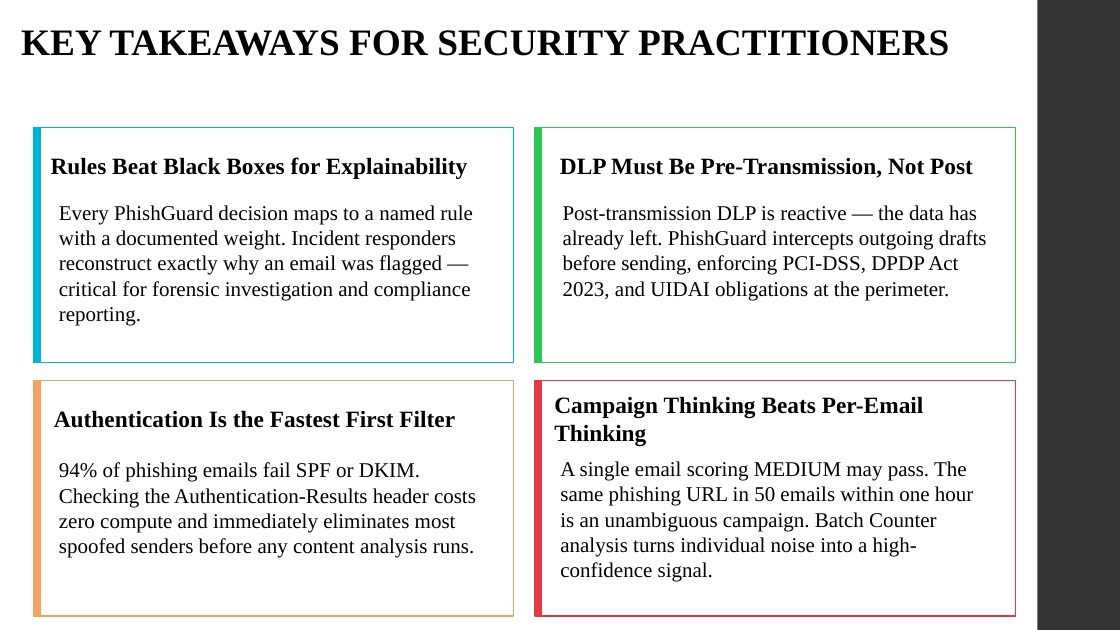
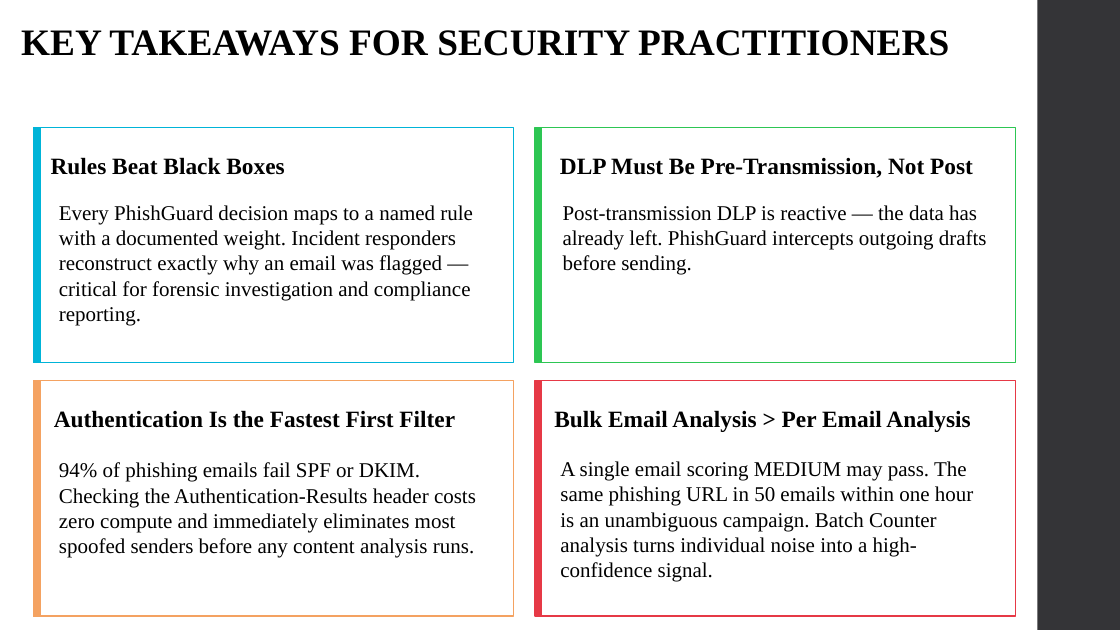
Before and after one commit to Preetamin04/PhishGuard_Data-Loss-Prevention, a slide deck: slide 9 of PhishGuard.pptx. Drawn at 1120x630 pixels with LibreOffice and Linux fonts; fonts in the diff are those of the drawing. Boxes give left, top, right and bottom in pixels: in the first picture for what was removed or moved away, otherwise in the second. Text is boxed around its words. In the diff, an @@ line names an element or a change of style, - is before the commit and + after.

```diff
--- a/PhishGuard.pptx
+++ b/PhishGuard.pptx
@@ text at bbox=[51, 157, 284, 175]: text changed @@
-Rules Beat Black Boxes for Explainability
+Rules Beat Black Boxes
@@ text at bbox=[563, 205, 987, 275]: text changed @@
-Post-transmission DLP is reactive — the data has already left. PhishGuard intercepts outgoing drafts before sending, enforcing PCI-DSS, DPDP Act 2023, and UIDAI obligations at the perimeter.
+Post-transmission DLP is reactive — the data has already left. PhishGuard intercepts outgoing drafts before sending.
@@ text at bbox=[554, 410, 970, 432]: text changed @@
-Campaign Thinking Beats Per-Email Thinking
+Bulk Email Analysis > Per Email Analysis
```
Also in this commit, not shown: 5 other slides changed, 1 slide added, 1 slide removed, 3 other files.
